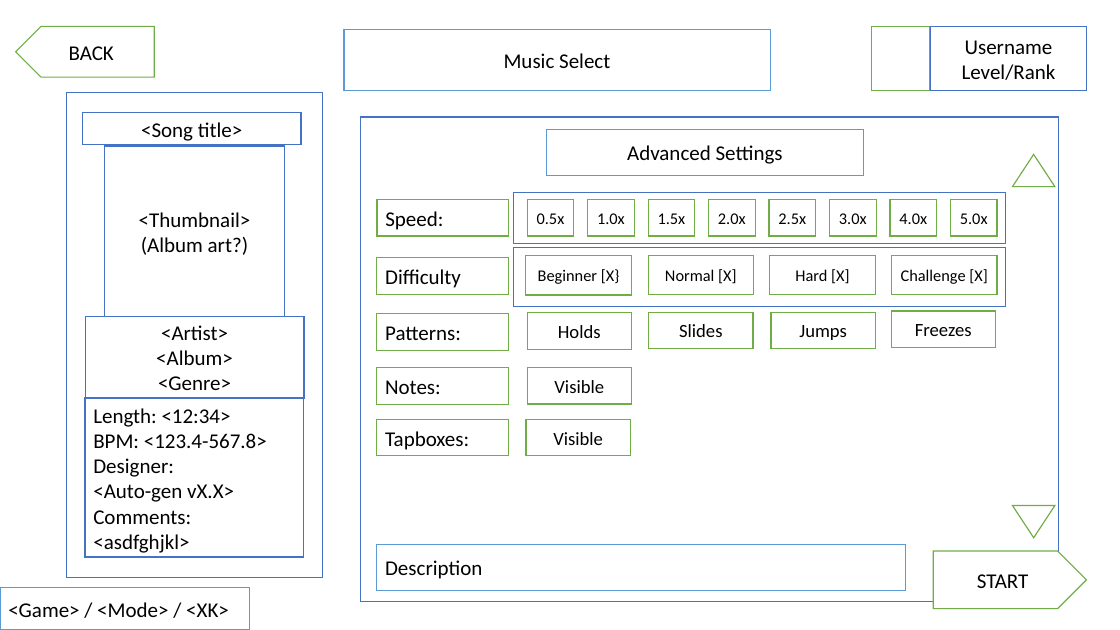
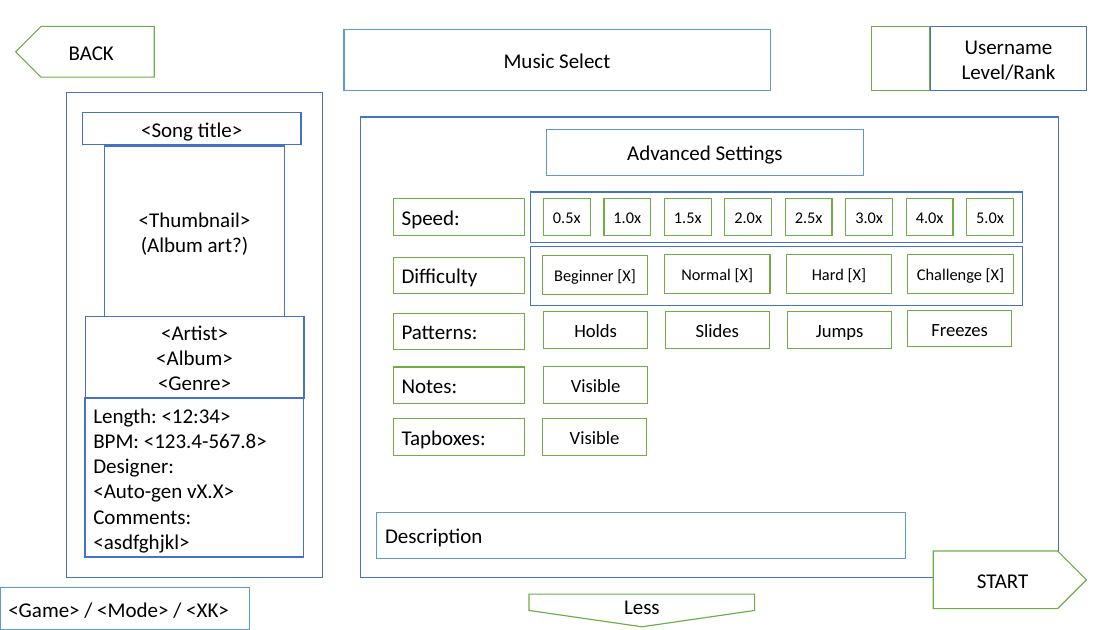
Before and after one commit to Ikeiwa/beats2, a slide deck: slide 9 of beats2/Docs/Beats2 - Design Spec.pptx (slide 13 before the commit). Drawn at 1120x630 pixels with LibreOffice and Linux fonts; fonts in the diff are those of the drawing. Boxes give left, top, right and bottom in pixels: in the first picture for what was removed or moved away, otherwise in the second. Text is boxed around its words. In the diff, an @@ line names an element or a change of style, - is before the commit and + after.

```diff
--- a/beats2/Docs/Beats2 - Design Spec.pptx
+++ b/beats2/Docs/Beats2 - Design Spec.pptx
@@ rectangle: place and size @@
-rectangle at <box>361,117,1059,602</box>
+rectangle at <box>361,117,1059,577</box>
@@ triangle removed at <box>1012,155,1054,187</box> @@
@@ 25 rectangles: place and size @@
-25 rectangles at <box>377,193,1007,456</box>
+25 rectangles at <box>393,192,1023,456</box>
@@ text in rectangle at <box>554,269,635,284</box>: text changed @@
-Beginner [X}
+Beginner [X]
@@ triangle removed at <box>1012,506,1054,538</box> @@
@@ rectangle "Description": place and size @@
-rectangle "Description" at <box>377,544,907,590</box>
+rectangle "Description" at <box>377,513,907,558</box>
@@ pentagon arrow added at <box>529,594,755,627</box>, fill #FFFFFF, outline #70AD47 1 pt, 18 pt, text #000000 @@
+Less
```
Also in this commit, not shown: 17 other slides changed, 6 slides removed, 7 other files.
